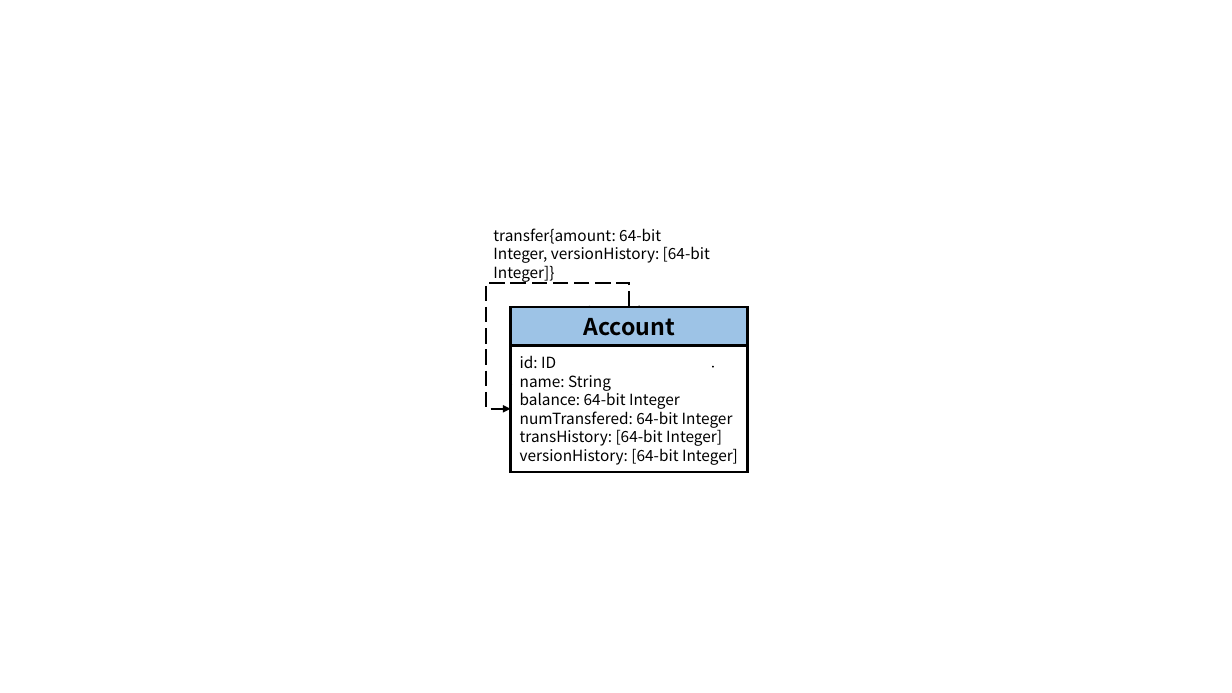
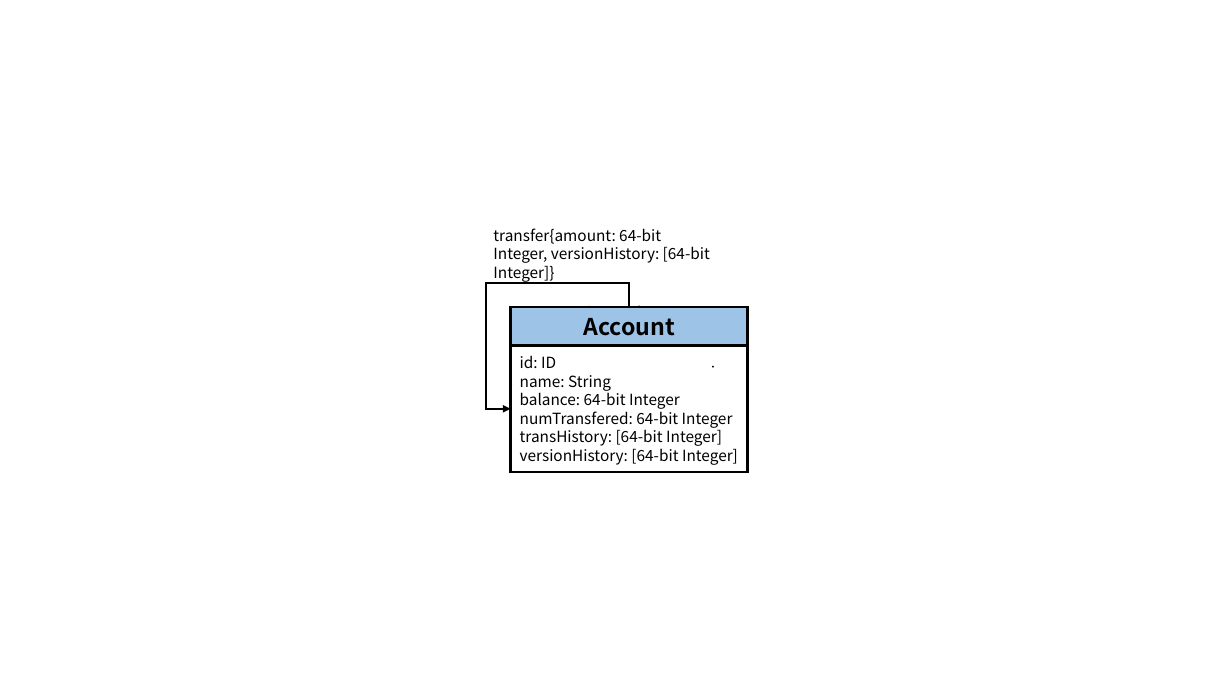
Before and after one commit to ldbc/ldbc_finbench_docs, a slide deck: slide 2 of figures/schema.pptx. Drawn at 1232x693 pixels with LibreOffice and Linux fonts; fonts in the diff are those of the drawing. Boxes give left, top, right and bottom in pixels: in the first picture for what was removed or moved away, otherwise in the second. Text is boxed around its words. In the diff, an @@ line names an element or a change of style, - is before the commit and + after.

```diff
--- a/figures/schema.pptx
+++ b/figures/schema.pptx
@@ elbow arrow (629, 307) - (511, 409): stroke #000000 1.5 pt dashed to #000000 1.5 pt @@
```
Also in this commit, not shown: 1 other slide changed, 40 other files.
